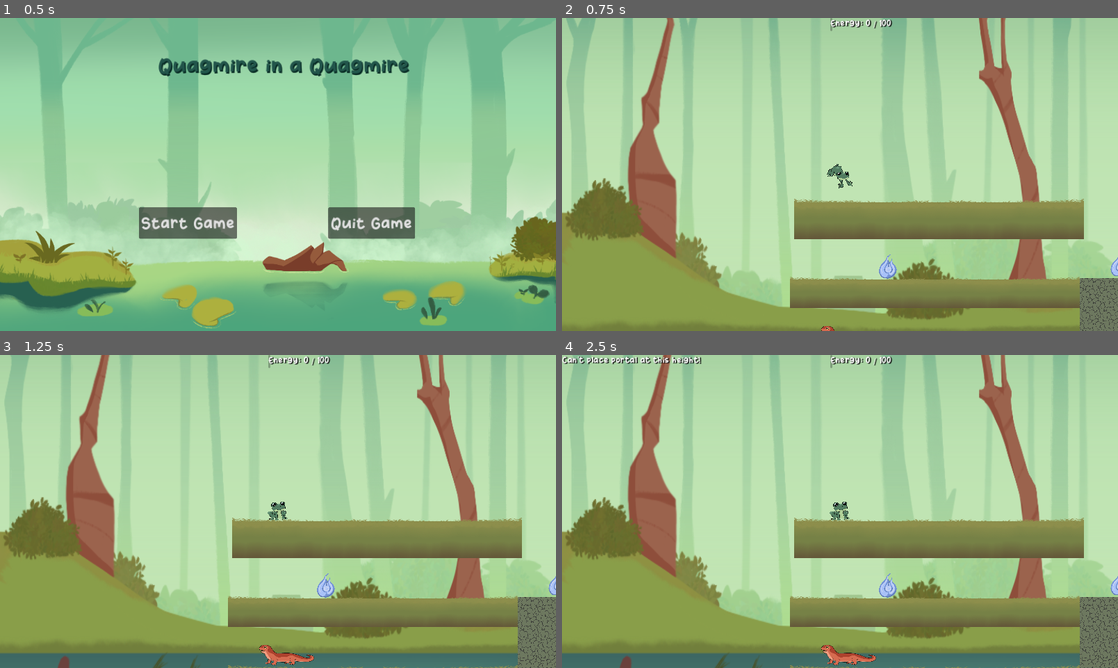
Above: before the commit, frames 1-4 (two rows, left to right).
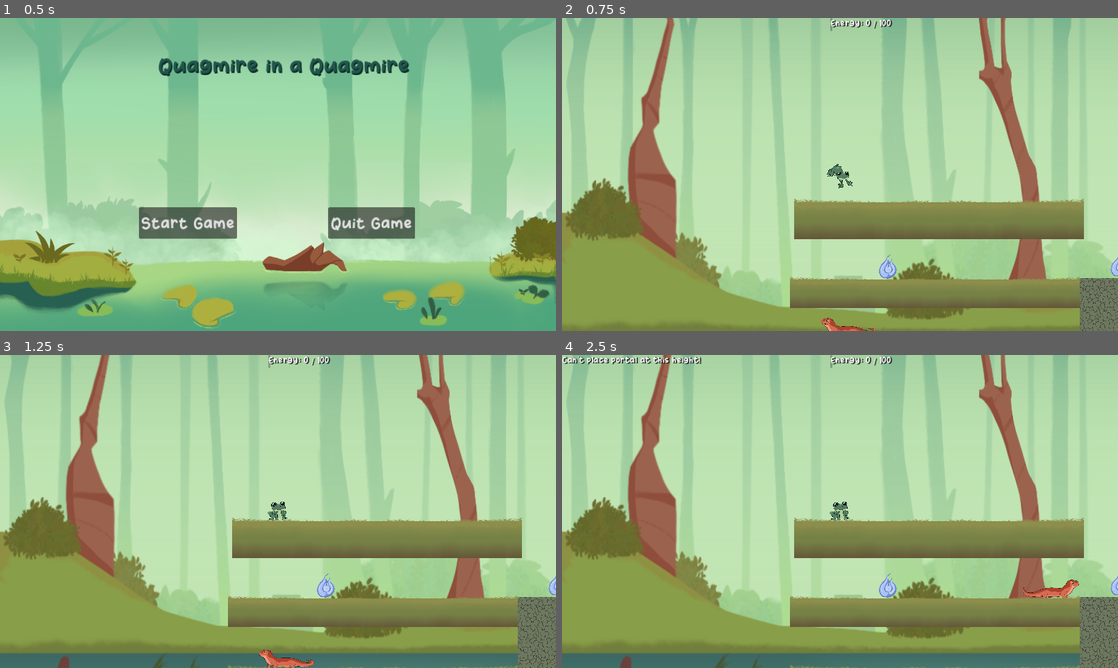
Above: after the commit, the same moments.

Repository: CISC204-S25/final-project-team-1
Game: Godot game, scene res://title_screen.tscn
Same seed, same stepped clock (60 frames per second), same inputs: the game is played once before the commit and once after it.
Inputs (mouse positions are in pixels of both pictures, inside the frame that each line leads up to):
- Up to frame 1 (0.5 s): no input
- Up to frame 2 (0.75 s): click "Start Game" at 0.5 s
- Up to frame 3 (1.25 s): no input
- Up to frame 4 (2.5 s): tap Enter at 1.25 s; move the mouse to (962, 495) at 1.27 s; hold Right (move_right) from 1.28 s (still down); tap Space (jump) at 1.35, 1.52, 1.82, 2.1, 2.27 s; click (962, 495) at 1.42 s; move the mouse to (728, 527) at 2.02 s

Frame 1 is identical in both runs. In frame 2, 0.2% of the frame differs, in the area x 46-57%, y 95-100%; in frame 3, 0.4%; in frame 4, 0.6%, in the area x 46-93%, y 71-100%.
Error before the commit: Attempt to call function 'play' in base 'null instance' on a null instance. (res://player_2.gd:27)

Commit message:
Respawn mechanic
both players will respawn to original positions when going out of bounds

Diff:
--- /dev/null
+++ b/team1_finalproject/Boundary.gd
@@ -0,0 +1,16 @@
+extends Area2D
+
+
+# Called when the node enters the scene tree for the first time.
+func _ready() -> void:
+	pass # Replace with function body.
+
+
+# Called every frame. 'delta' is the elapsed time since the previous frame.
+func _process(delta: float) -> void:
+	pass
+
+
+#func _on_body_entered(body: Node2D) -> void:
+#	if body.is_in_group("Player"):
+#		body.position = Vector2(-1107, 966)
--- /dev/null
+++ b/team1_finalproject/invis_wall.gd
@@ -0,0 +1,15 @@
+extends StaticBody2D
+
+
+# Called when the node enters the scene tree for the first time.
+func _ready() -> void:
+	pass # Replace with function body.
+
+
+# Called every frame. 'delta' is the elapsed time since the previous frame.
+func _process(delta: float) -> void:
+	pass
+
+
+func _on_child_entered_tree(node: Node) -> void:
+	pass # Replace with function body.
--- a/team1_finalproject/level_1.tscn
+++ b/team1_finalproject/level_1.tscn
@@ -14,9 +14,13 @@
 [ext_resource type="PackedScene" uid="uid://cwck0xemw7wnb" path="res://ground_platform.tscn" id="12_ycpxu"]
 [ext_resource type="PackedScene" uid="uid://b43mhyyvhjejb" path="res://stone_platform.tscn" id="13_ebwai"]
 [ext_resource type="PackedScene" uid="uid://rat4r85ag2yw" path="res://dirt.tscn" id="14_ev61v"]
+[ext_resource type="Script" path="res://Boundary.gd" id="15_yiuff"]
 
 [sub_resource type="RectangleShape2D" id="RectangleShape2D_ikdgq"]
 size = Vector2(92, 40)
+
+[sub_resource type="RectangleShape2D" id="RectangleShape2D_1ny8b"]
+size = Vector2(6232, 178)
 
 [node name="Level_1" type="Node2D"]
 
@@ -190,5 +194,16 @@
 [node name="Dirt4" parent="." instance=ExtResource("14_ev61v")]
 position = Vector2(-91, 1219)
 
+[node name="Area2D2" type="Area2D" parent="."]
+position = Vector2(929, 1130)
+script = ExtResource("15_yiuff")
+
+[node name="boundary" type="CollisionShape2D" parent="Area2D2"]
+shape = SubResource("RectangleShape2D_1ny8b")
+debug_color = Color(0.746247, 0.433979, 0.436057, 0.42)
+
 [connection signal="area_entered" from="Area2D" to="Gate" method="_on_area_2d_area_entered"]
 [connection signal="area_entered" from="Area2D" to="Gate2" method="_on_area_2d_area_entered"]
+[connection signal="body_entered" from="Area2D2" to="player_1_jumper" method="_on_area_2d_2_body_entered"]
+[connection signal="body_entered" from="Area2D2" to="Player2" method="_on_area_2d_2_body_entered"]
+[connection signal="body_entered" from="Area2D2" to="Area2D2" method="_on_body_entered"]
--- a/team1_finalproject/player_1_jumper.gd
+++ b/team1_finalproject/player_1_jumper.gd
@@ -39,3 +39,7 @@
 
 
 	move_and_slide()
+
+
+func _on_area_2d_2_body_entered(body: Node2D) -> void:
+	position = Vector2(-1125, 618)
--- a/team1_finalproject/player_2.gd
+++ b/team1_finalproject/player_2.gd
@@ -4,7 +4,7 @@
 @export var speed = 350
 @export var gravity = 1500
 @export var portal_scene: PackedScene
-@onready var walking = $Walk
+@onready var walk_sound = $walkNoise
 @onready var portal_sound = $Portal
 
 
@@ -24,7 +24,7 @@
 		velocity.y += gravity * delta
 
 	var direction := Input.get_axis("move_left", "move_right")
-	walking.play()
+	walk_sound.play()
 	if direction:
 		velocity.x = direction * speed
 		sprite.flip_h = direction > 0
@@ -112,3 +112,7 @@
 
 	global_position.x = clamp(global_position.x, min_bound.x, max_bound.x)
 	global_position.y = clamp(global_position.y, min_bound.y, max_bound.y)
+
+
+func _on_area_2d_2_body_entered(body: Node2D) -> void:
+	position = Vector2(-1107, 966)
--- a/team1_finalproject/player_2_portal.tscn
+++ b/team1_finalproject/player_2_portal.tscn
@@ -12,7 +12,7 @@
 [ext_resource type="Texture2D" uid="uid://bc5eb1csa70js" path="res://Sprites/SalamanderSprites/Salamander_walk_6.PNG" id="10_f4eo8"]
 [ext_resource type="Texture2D" uid="uid://bfaqslujvtn8d" path="res://Sprites/SalamanderSprites/Salamander_walk__7.PNG" id="11_1qi16"]
 [ext_resource type="Texture2D" uid="uid://cmxlofnr01c81" path="res://Sprites/SalamanderSprites/Salamander_walk_8.PNG" id="12_igphb"]
-[ext_resource type="AudioStream" uid="uid://bjhgxhuk1yhc7" path="res://Assets/music and sound effects/salamanderWalk.mp3" id="13_1pi3n"]
+[ext_resource type="AudioStream" uid="uid://dbp88g4ph4iwr" path="res://Assets/music and sound effects/SalaWalk.mp3" id="13_rybsd"]
 
 [sub_resource type="RectangleShape2D" id="RectangleShape2D_qs61g"]
 size = Vector2(244.428, 78.2055)
@@ -91,8 +91,8 @@
 metadata/_edit_lock_ = true
 
 [node name="walkNoise" type="AudioStreamPlayer2D" parent="."]
-stream = ExtResource("13_1pi3n")
-volume_db = -2.811
+stream = ExtResource("13_rybsd")
+volume_db = 3.627
 
 [node name="CollisionShape2D2" type="CollisionShape2D" parent="."]
 position = Vector2(3, 22)
Not shown, changed: team1_finalproject/Assets/music and sound effects/BgMusic.mp3.import
Not shown, changed: team1_finalproject/Assets/music and sound effects/swamp.ogg.import
Not shown: 1 places in team1_finalproject/level_1.tscn that only renumber resources
